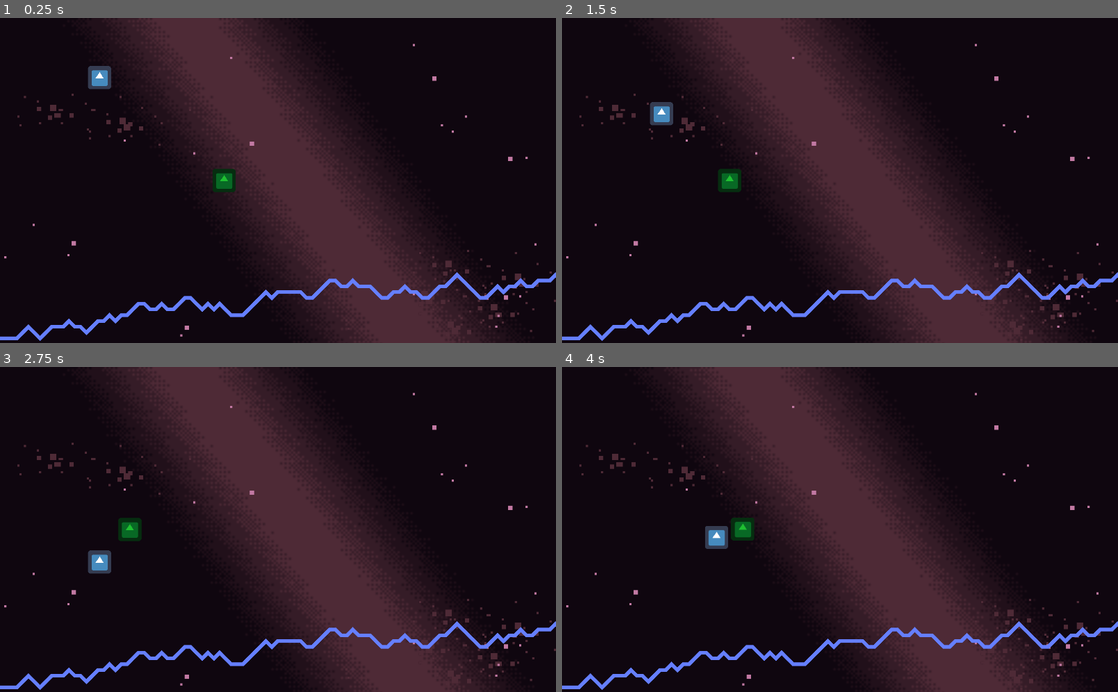
Above: before the commit, frames 1-4 (two rows, left to right).
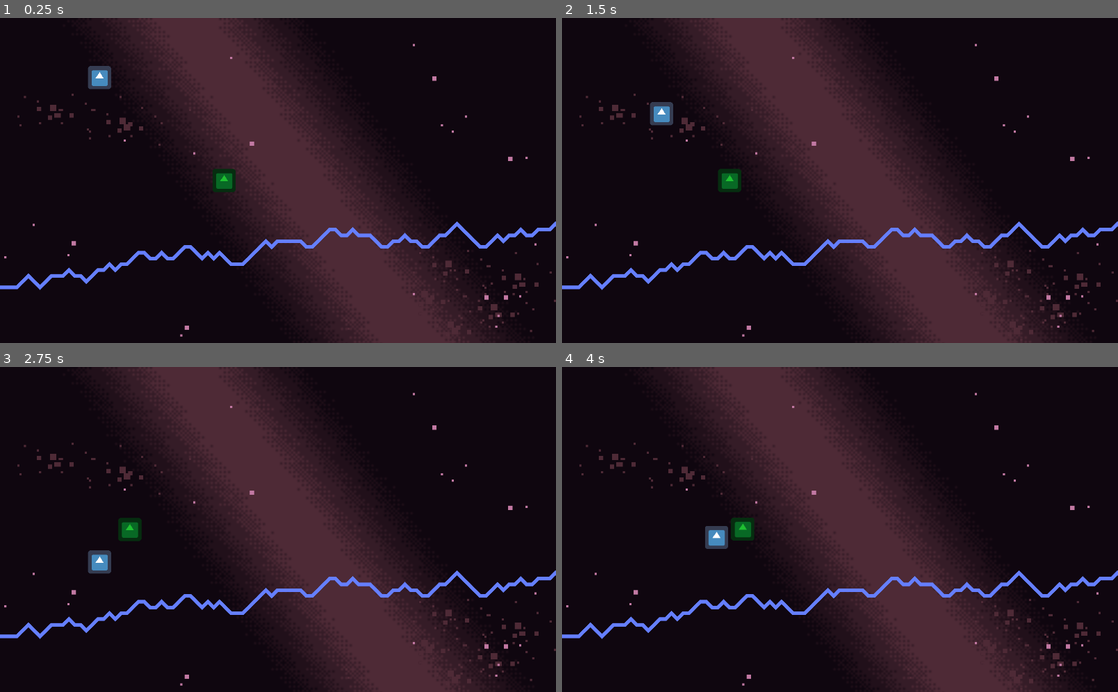
Above: after the commit, the same moments.

Repository: DaVinci789/defender-godot-clone
Game: Godot game, scene res://player.tscn
Same seed, same stepped clock (60 frames per second), same inputs: the game is played once before the commit and once after it. The engine's default icon, where the game draws it, is replaced by a stand-in: a white triangle on a blue panel in a dark square.
Inputs:
- Up to frame 1 (0.25 s): no input
- Up to frame 2 (1.5 s): hold Right (ui_right) 0.53-1.28 s; hold Down (ui_down) from 1.28 s (still down)
- Up to frame 3 (2.75 s): release Down (ui_down) at 2.03 s; hold Right (ui_right) from 2.03 s (still down)
- Up to frame 4 (4 s): release Right (ui_right) at 2.78 s; hold Up (ui_up) 2.78-3.53 s; hold Left (ui_left) from 3.53 s (still down)

The runs differ from the first frame. In frame 1, 3.1% of the frame differs, in the area x 0-100%, y 62-100%; in frame 2, 3.1%; in frame 3, 3.1%; in frame 4, 3.1%.

Commit message:
adjust height of terrain

Diff:
--- a/player.tscn
+++ b/player.tscn
@@ -38,7 +38,7 @@
 shape = SubResource( 2 )
 
 [node name="terrain" type="Node2D" parent="world"]
-position = Vector2( -1.16144, 3.20844 )
+position = Vector2( -1.16144, -138.061 )
 
 [node name="terrain_line" type="Line2D" parent="world/terrain"]
 
